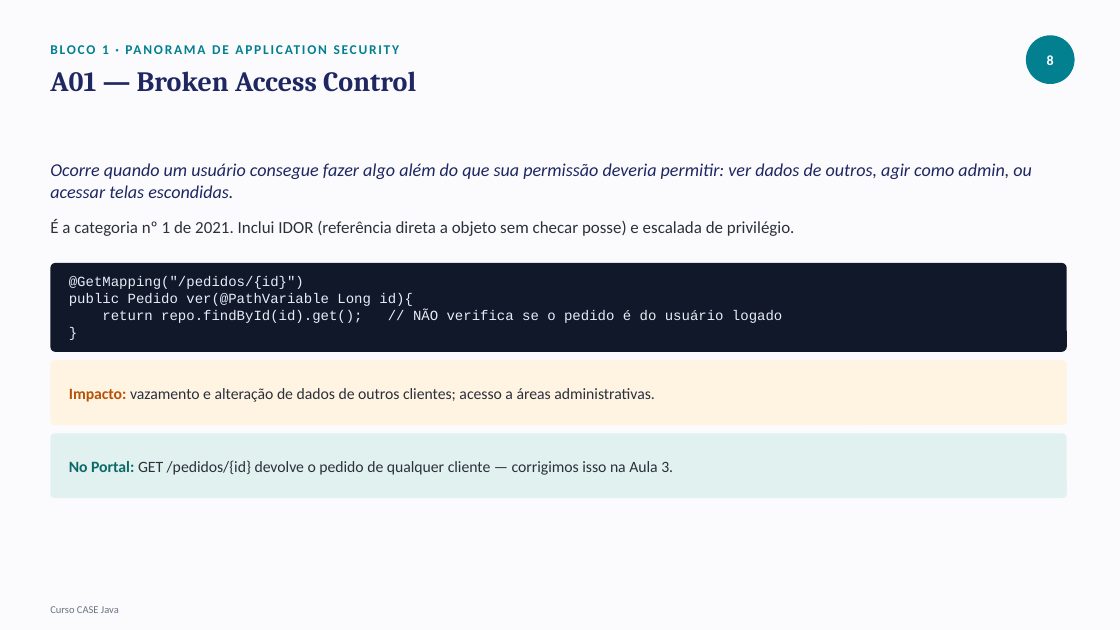
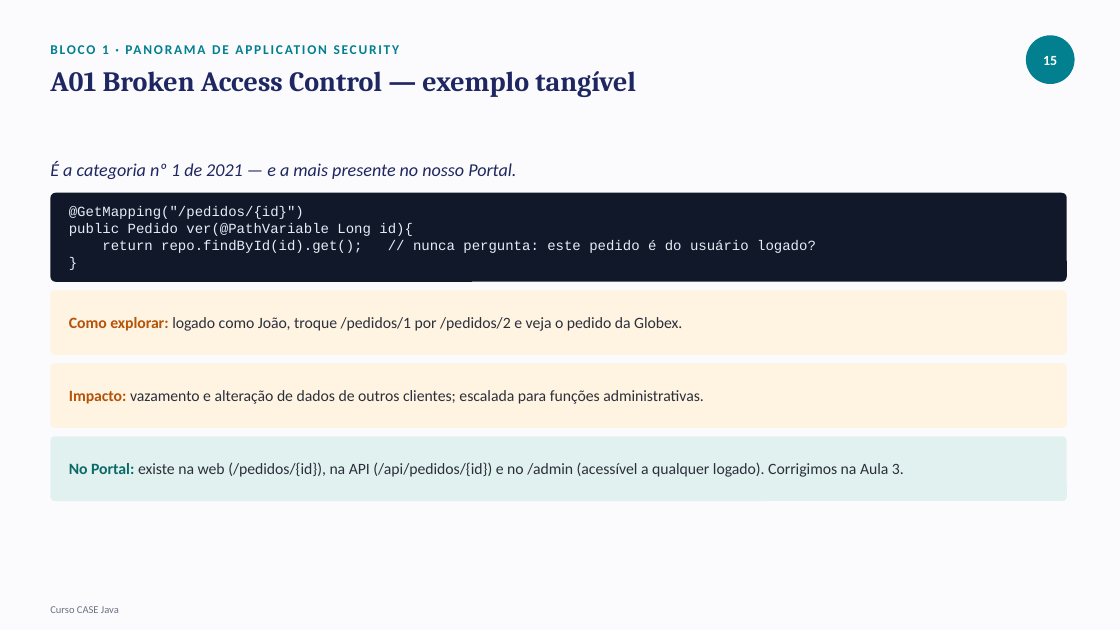
Before and after one commit to tiagocanatelliretechers/curso-case-java, a slide deck: slide 16 of materiais/aula-1/conteudo-aula-1.pptx (slide 9 before the commit). Drawn at 1120x630 pixels with LibreOffice and Linux fonts; fonts in the diff are those of the drawing. Boxes give left, top, right and bottom in pixels: in the first picture for what was removed or moved away, otherwise in the second. Text is boxed around its words. In the diff, an @@ line names an element or a change of style, - is before the commit and + after.

```diff
--- a/materiais/aula-1/conteudo-aula-1.pptx
+++ b/materiais/aula-1/conteudo-aula-1.pptx
@@ text at (x1=1043, y1=56, x2=1057, y2=65): text changed @@
-8
+15
@@ text at (x1=50, y1=71, x2=636, y2=97): text changed @@
-A01 — Broken Access Control
+A01 Broken Access Control — exemplo tangível
@@ text at (x1=50, y1=161, x2=516, y2=179): text changed @@
-Ocorre quando um usuário consegue fazer algo além do que sua permissão deveria permitir: ver dados de outros, agir como admin, ou acessar telas escondidas.
+É a categoria nº 1 de 2021 — e a mais presente no nosso Portal.
@@ rounded rectangle moved from (x1=50, y1=263, x2=1067, y2=352) to (x1=50, y1=192, x2=1067, y2=281) @@
@@ text "@GetMapping("/pedidos/{id}")" moved from (x1=69, y1=276, x2=782, y2=323) to (x1=69, y1=206, x2=816, y2=253) @@
@@ text removed at (x1=50, y1=219, x2=795, y2=236) @@
-É a categoria nº 1 de 2021. Inclui IDOR (referência direta a objeto sem checar posse) e escalada de privilégio.
@@ text at (x1=102, y1=240, x2=816, y2=253): text changed @@
-return repo.findById(id).get(); // NÃO verifica se o pedido é do usuário logado
+return repo.findById(id).get(); // nunca pergunta: este pedido é do usuário logado?
@@ rounded rectangle added at (x1=50, y1=291, x2=1067, y2=355), fill #FFF3E2 @@
@@ text added at (x1=69, y1=317, x2=682, y2=331), 13.5 pt, text #2B303B @@
+Como explorar: logado como João, troque /pedidos/1 por /pedidos/2 e veja o pedido da Globex.
@@ rounded rectangle moved from (x1=50, y1=360, x2=1067, y2=425) to (x1=50, y1=364, x2=1067, y2=429) @@
@@ text at (x1=69, y1=390, x2=704, y2=404): text changed @@
-Impacto: vazamento e alteração de dados de outros clientes; acesso a áreas administrativas.
+Impacto: vazamento e alteração de dados de outros clientes; escalada para funções administrativas.
@@ rounded rectangle moved from (x1=50, y1=434, x2=1067, y2=498) to (x1=50, y1=437, x2=1067, y2=502) @@
@@ text at (x1=69, y1=462, x2=904, y2=477): text changed @@
-No Portal: GET /pedidos/{id} devolve o pedido de qualquer cliente — corrigimos isso na Aula 3.
+No Portal: existe na web (/pedidos/{id}), na API (/api/pedidos/{id}) e no /admin (acessível a qualquer logado). Corrigimos na Aula 3.
```
Also in this commit, not shown: 31 other slides changed, 22 slides added, 5 slides removed, 1 other file.
